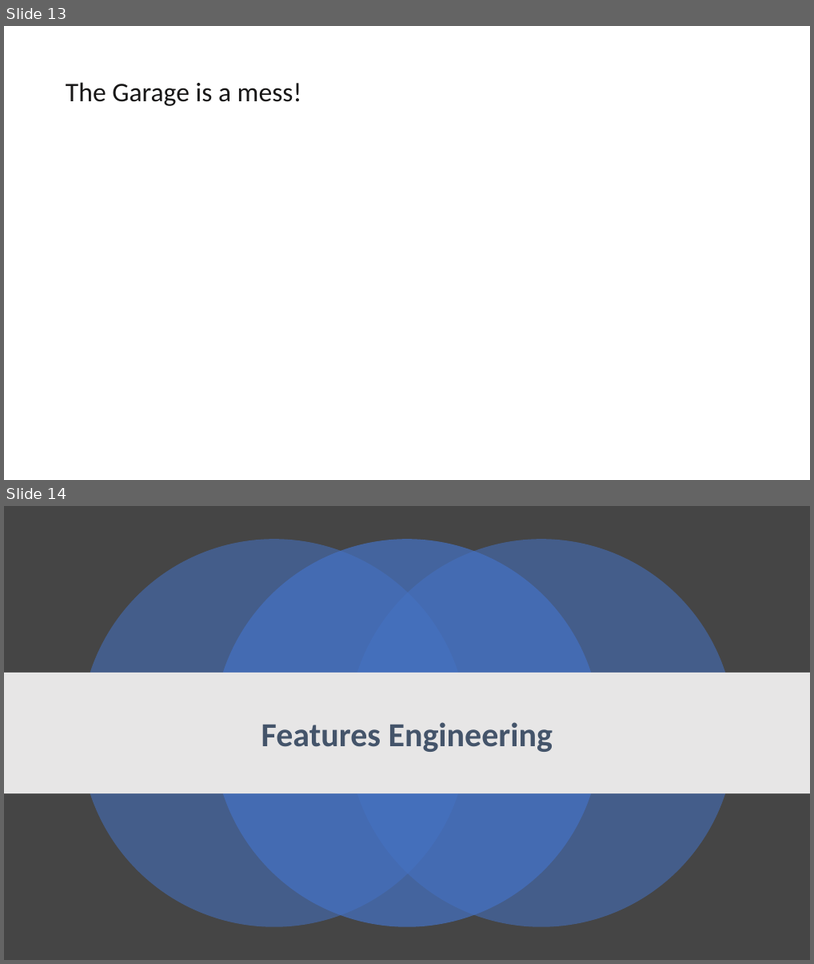
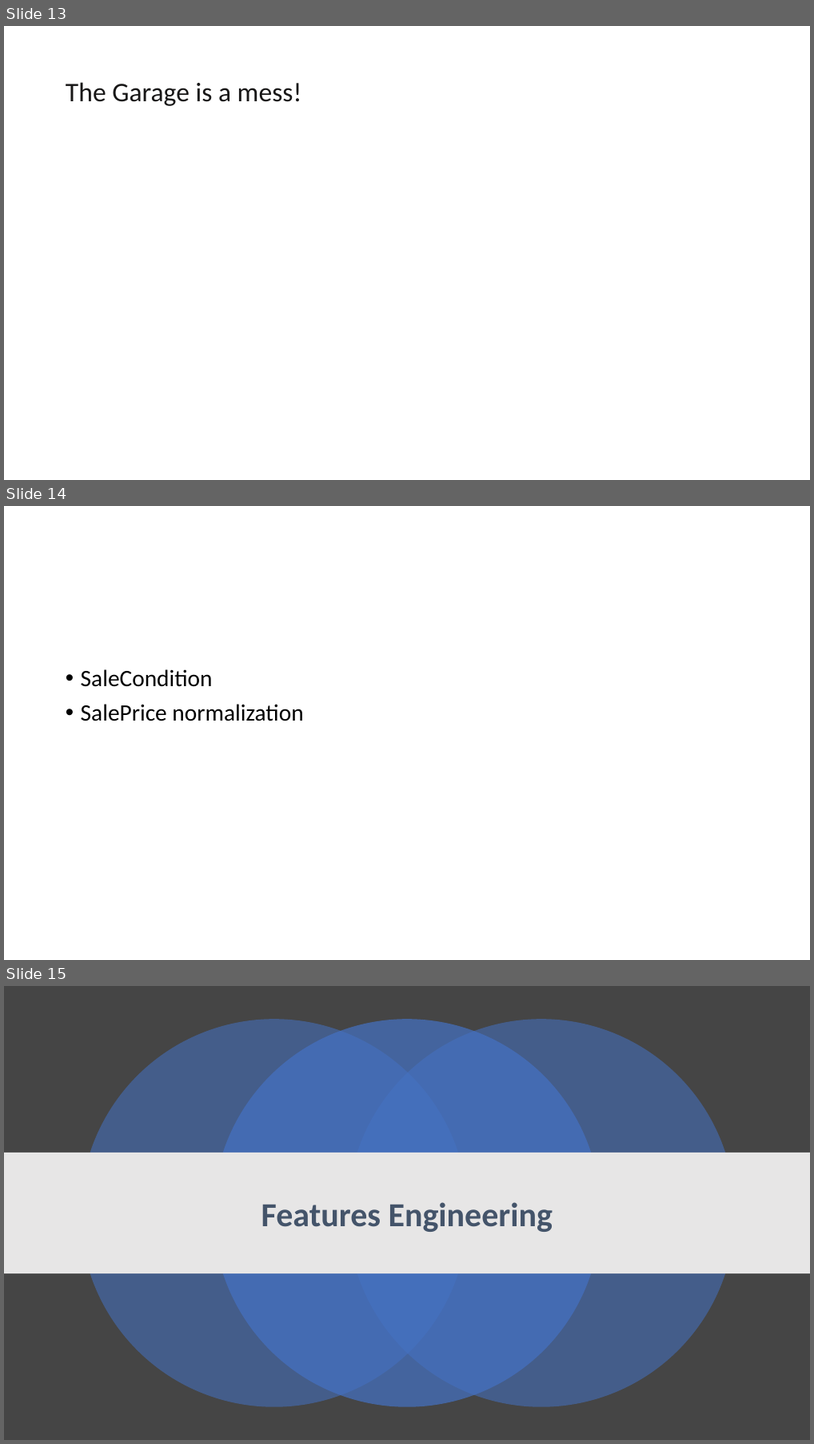
Before and after one commit to manasagodkhindi/AmesHousingPrediction, a slide deck: HousingPricesPresentations.pptx. Shown one above the other, each under a label of ours: slides 13 and 14 before the commit, slides 13, 14 and 15 after it. The pictures are 814x964 and 814x1444 pixels, drawn with LibreOffice and Linux fonts; fonts in the diff are those of the drawing. Boxes give left, top, right and bottom in pixels: in the first picture for what was removed or moved away, otherwise in the second. Text is boxed around its words. In the diff, an @@ line names an element or a change of style, - is before the commit and + after.

```diff
--- a/HousingPricesPresentations.pptx
+++ b/HousingPricesPresentations.pptx
@@ slide 14 added at [4,506,810,960], background #FFFFFF @@
@@ text added at [81,669,303,721], 28 pt, text #000000 @@
+• SaleCondition
+• SalePrice normalization
@@ what was slide 14 is now slide 15 @@
```
Also in this commit, not shown: 3 slides changed.
